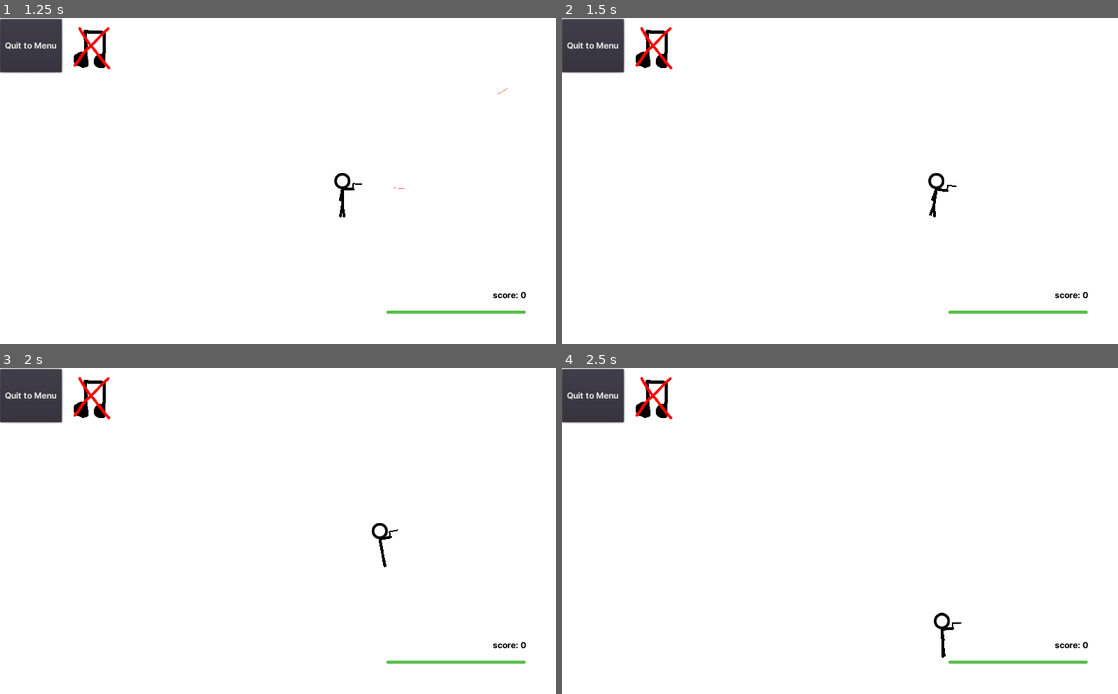
Above: before the commit, frames 1-4 (two rows, left to right).
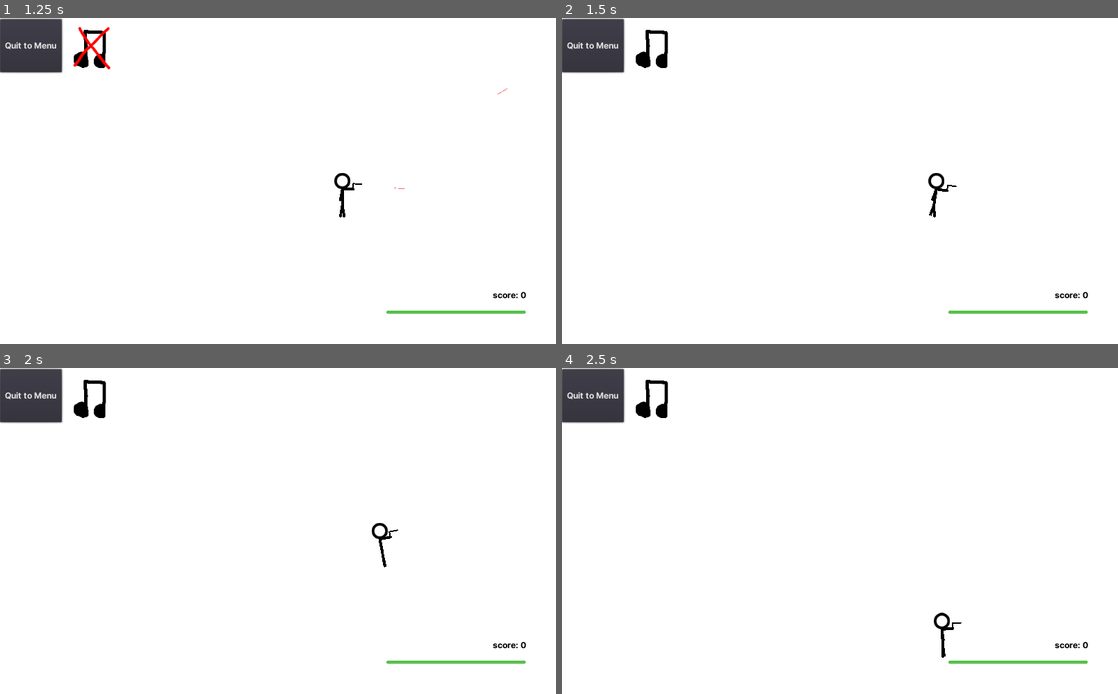
Above: after the commit, the same moments.

Repository: illogicalapple/stickmaniac
Game: Godot game, scene res://Root.tscn
Two runs of this game, one before a commit and one after it. Both use one fixed random seed, a clock stepped at 60 frames per second and the inputs below. Sound files missing from this copy of the repository are replaced by a short silence.
Inputs (mouse positions are in pixels of both pictures, inside the frame that each line leads up to):
- Up to frame 1 (1.25 s): tap Enter at 0.5 s; move the mouse to (400, 164) at 0.52 s; hold Right (ui_right) from 0.53 s (still down); hold Space (pew_pew) from 0.53 s (still down)
- Up to frame 2 (1.5 s): release Right (ui_right) at 1.25 s; release Space (pew_pew) at 1.25 s; click (656, 44) at 1.25 s
- Up to frame 3 (2 s): no input
- Up to frame 4 (2.5 s): move the mouse to (728, 547) at 2.02 s; hold Down (ui_down) from 2.03 s (still down); tap Space (pew_pew) at 2.1 s

Frame 1 is identical in both runs. In frame 2, 0.2% of the frame differs, in the area x 13-20%, y 2-16%; in frame 3, 0.2%; in frame 4, 0.2%.

Commit message:
death music
(add adaptive music later)

Diff:
--- a/Root.tscn
+++ b/Root.tscn
@@ -25,3 +25,4 @@
 grow_vertical = 2
 
 [connection signal="damage" from="Stickmin" to="GUI" method="_on_Stickmin_damage"]
+[connection signal="music_toggled" from="GUI" to="SoundPlayer" method="_on_GUI_music_toggled"]
--- /dev/null
+++ b/death_screen/DeathScreen.gd
@@ -0,0 +1,5 @@
+extends Node
+
+func _ready():
+	if global.music_enabled:
+		$Music.play(global.song_time * 3/5)
--- a/death_screen/DeathScreen.tscn
+++ b/death_screen/DeathScreen.tscn
@@ -1,11 +1,17 @@
-[gd_scene load_steps=2 format=2]
+[gd_scene load_steps=4 format=2]
 
 [ext_resource path="res://death_screen/dead.webm" type="VideoStream" id=1]
+[ext_resource path="res://death_screen/DeathScreen.gd" type="Script" id=2]
+[ext_resource path="res://sound/death-music.mp3" type="AudioStream" id=3]
 
 [node name="DeathScreen" type="Node"]
+script = ExtResource( 2 )
 
 [node name="VideoPlayer" type="VideoPlayer" parent="."]
 anchor_right = 1.0
 anchor_bottom = 1.0
 stream = ExtResource( 1 )
 autoplay = true
+
+[node name="Music" type="AudioStreamPlayer" parent="."]
+stream = ExtResource( 3 )
--- /dev/null
+++ b/global.gd
@@ -0,0 +1,4 @@
+extends Node
+
+var song_time = 0
+var music_enabled = false
--- a/project.godot
+++ b/project.godot
@@ -14,6 +14,10 @@
 run/main_scene="res://Root.tscn"
 run/low_processor_mode=true
 config/icon="res://icon.png"
+
+[autoload]
+
+global="*res://global.gd"
 
 [display]
 
--- a/sound/SoundPlayer.gd
+++ b/sound/SoundPlayer.gd
@@ -5,10 +5,7 @@
 
 var music_enabled = false
 
-func _ready():
-	root.get_node("GUI").connect("music_toggled", self, "_on_Music_toggled")
-
-func _on_Music_toggled():
+func _on_GUI_music_toggled():
 	if music_enabled:
 		music_enabled = false
 		music_button.icon.current_frame = 0 #set to frame with X on music icon
@@ -17,3 +14,4 @@
 		music_button.icon.current_frame = 1 #set to frame with clear music icon
 
 	$Music.playing = music_enabled
+	global.music_enabled = music_enabled
--- a/ui/GUI.gd
+++ b/ui/GUI.gd
@@ -18,7 +18,8 @@
 
 func _on_Stickmin_damage(amount):
 	$HealthBar.value -= amount
-	if $HealthBar.value <= 0.5:
+	if $HealthBar.value <= 0.1:
+		$Ded.show()
 		$AnimationPlayer.current_animation = "FadeIn"
 		$AnimationPlayer.play()
 	if $HealthBar.value <= 33:
@@ -33,7 +34,8 @@
 	score += amount
 	$Score.text = "score: " + str(score)
 
-
 func _on_AnimationPlayer_animation_finished(anim_name):
 	if anim_name == "FadeIn":
+		global.song_time = get_tree().get_root().get_node("Root/SoundPlayer/Music").get_playback_position()
+		print(global.song_time)
 		get_tree().change_scene("res://death_screen/DeathScreen.tscn")
--- a/ui/GUI.tscn
+++ b/ui/GUI.tscn
@@ -114,6 +114,7 @@
 text = "Quit to Menu"
 
 [node name="Ded" type="ColorRect" parent="."]
+visible = false
 anchor_right = 1.0
 anchor_bottom = 1.0
 
Not shown, added: sound/death-music.mp3.import
Not shown, added: sound/death-music.mp3
